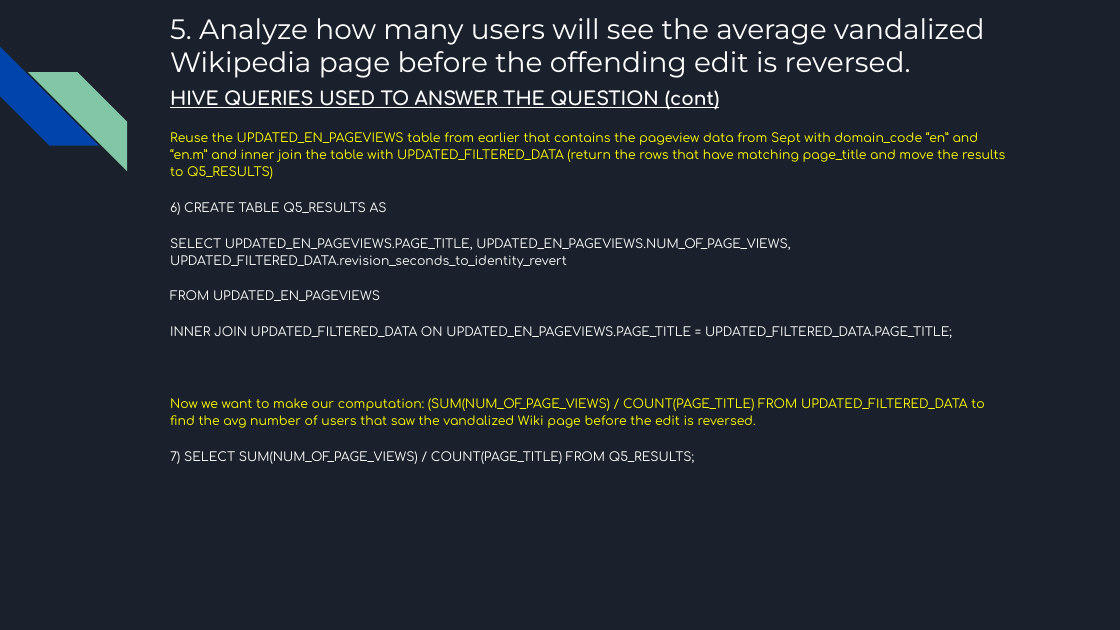
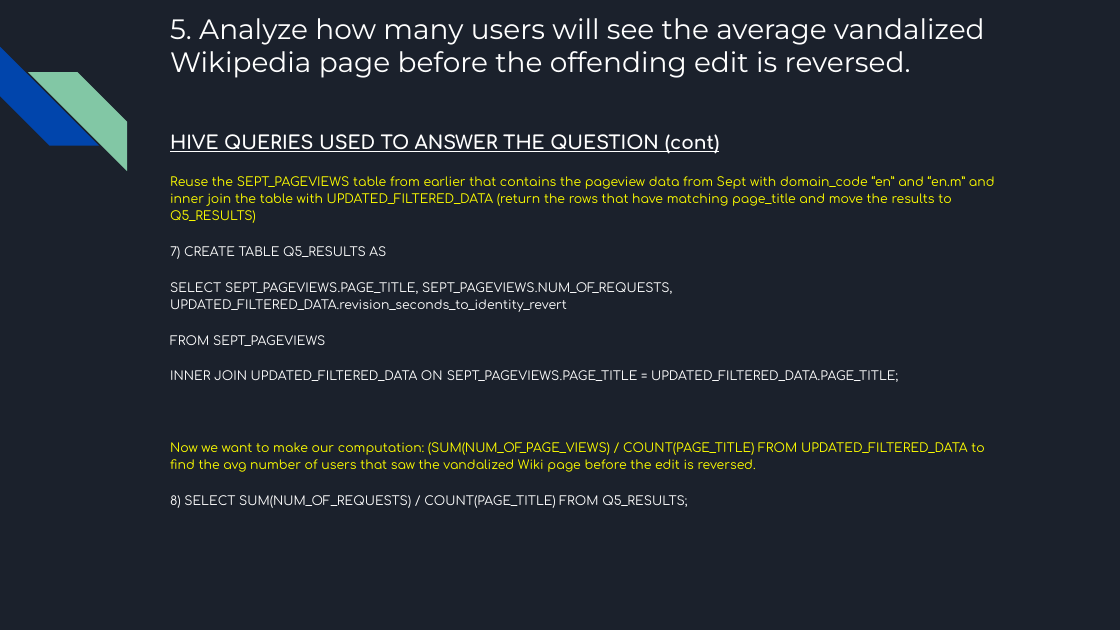
Before and after one commit to AlanLiang1/Project_1, a slide deck: slide 20 of P1 Presentation.pptx (slide 15 before the commit). Drawn at 1120x630 pixels with LibreOffice and Linux fonts; fonts in the diff are those of the drawing. Boxes give left, top, right and bottom in pixels: in the first picture for what was removed or moved away, otherwise in the second. Text is boxed around its words. In the diff, an @@ line names an element or a change of style, - is before the commit and + after.

Commit message:
Updated P1 Presentation with results

```diff
--- a/P1 Presentation.pptx
+++ b/P1 Presentation.pptx
@@ text "HIVE QUERIES USED TO ANSWER ...": place and size @@
-text "HIVE QUERIES USED TO ANSWER ..." at [170, 90, 1005, 464]
+text "HIVE QUERIES USED TO ANSWER ..." at [170, 134, 995, 508]
@@ text at [170, 176, 995, 382]: text changed @@
-Reuse the UPDATED_EN_PAGEVIEWS table from earlier that contains the pageview data from Sept with domain_code “en” and “en.m” and inner join the table with UPDATED_FILTERED_DATA (return the rows that have matching page_title and move the results to Q5_RESULTS)
-6) CREATE TABLE Q5_RESULTS AS
-SELECT UPDATED_EN_PAGEVIEWS.PAGE_TITLE, UPDATED_EN_PAGEVIEWS.NUM_OF_PAGE_VIEWS, UPDATED_FILTERED_DATA.revision_seconds_to_identity_revert
-FROM UPDATED_EN_PAGEVIEWS
-INNER JOIN UPDATED_FILTERED_DATA ON UPDATED_EN_PAGEVIEWS.PAGE_TITLE = UPDATED_FILTERED_DATA.PAGE_TITLE;
+Reuse the SEPT_PAGEVIEWS table from earlier that contains the pageview data from Sept with domain_code “en” and “en.m” and inner join the table with UPDATED_FILTERED_DATA (return the rows that have matching page_title and move the results to Q5_RESULTS)
+7) CREATE TABLE Q5_RESULTS AS
+SELECT SEPT_PAGEVIEWS.PAGE_TITLE, SEPT_PAGEVIEWS.NUM_OF_REQUESTS, UPDATED_FILTERED_DATA.revision_seconds_to_identity_revert
+FROM SEPT_PAGEVIEWS
+INNER JOIN UPDATED_FILTERED_DATA ON SEPT_PAGEVIEWS.PAGE_TITLE = UPDATED_FILTERED_DATA.PAGE_TITLE;
@@ text at [170, 495, 687, 508]: text changed @@
-7) SELECT SUM(NUM_OF_PAGE_VIEWS) / COUNT(PAGE_TITLE) FROM Q5_RESULTS;
+8) SELECT SUM(NUM_OF_REQUESTS) / COUNT(PAGE_TITLE) FROM Q5_RESULTS;
```
Also in this commit, not shown: 14 other slides changed, 6 slides added, 1 other file.
